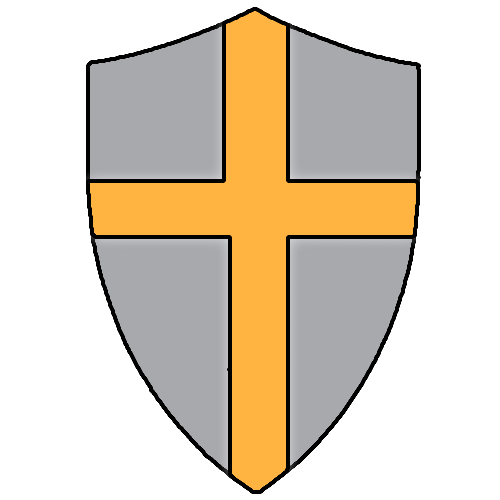
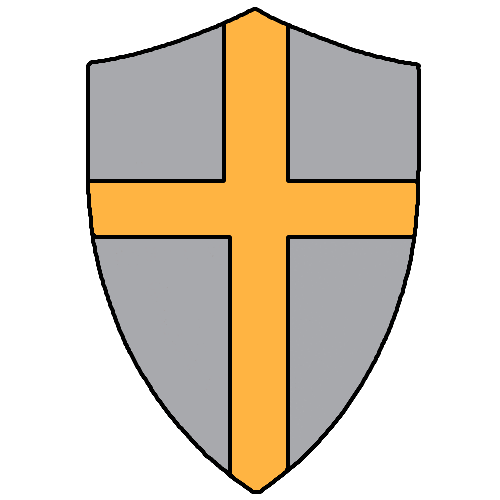
Layered file, before and after one edit (500px x 500px). Changes by layer:
moved "Livello 3" above "Livello 8(incollato)", painted on it over left=86, top=21, right=421, bottom=479
painted on "Livello 8(incollato)" over left=88, top=21, right=421, bottom=479
